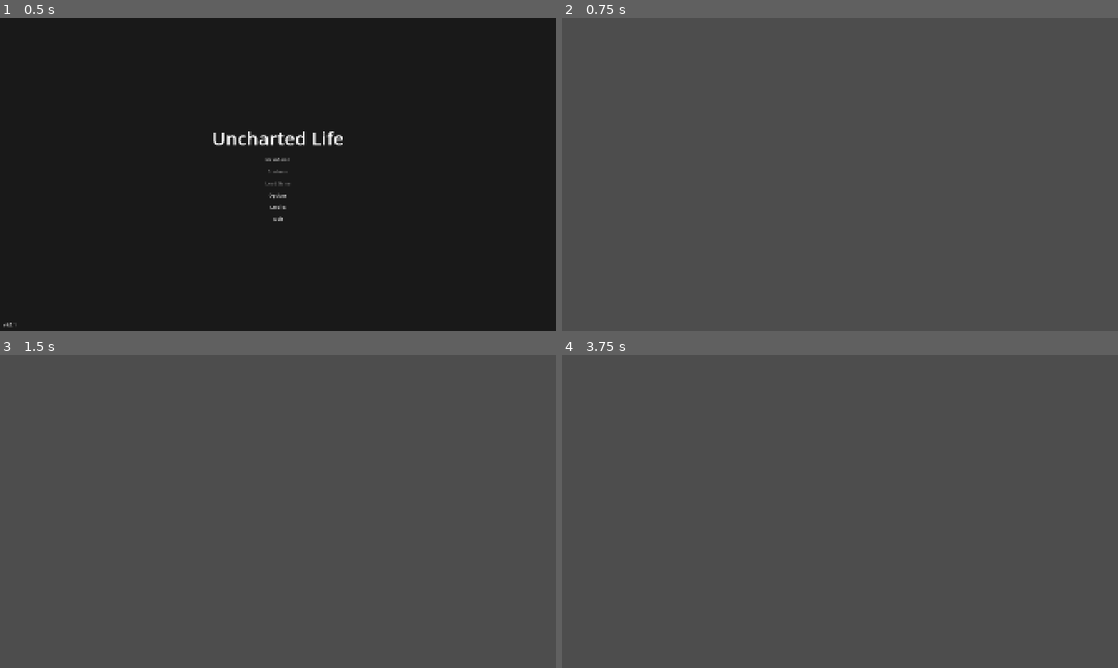
Above: before the commit, frames 1-4 (two rows, left to right).
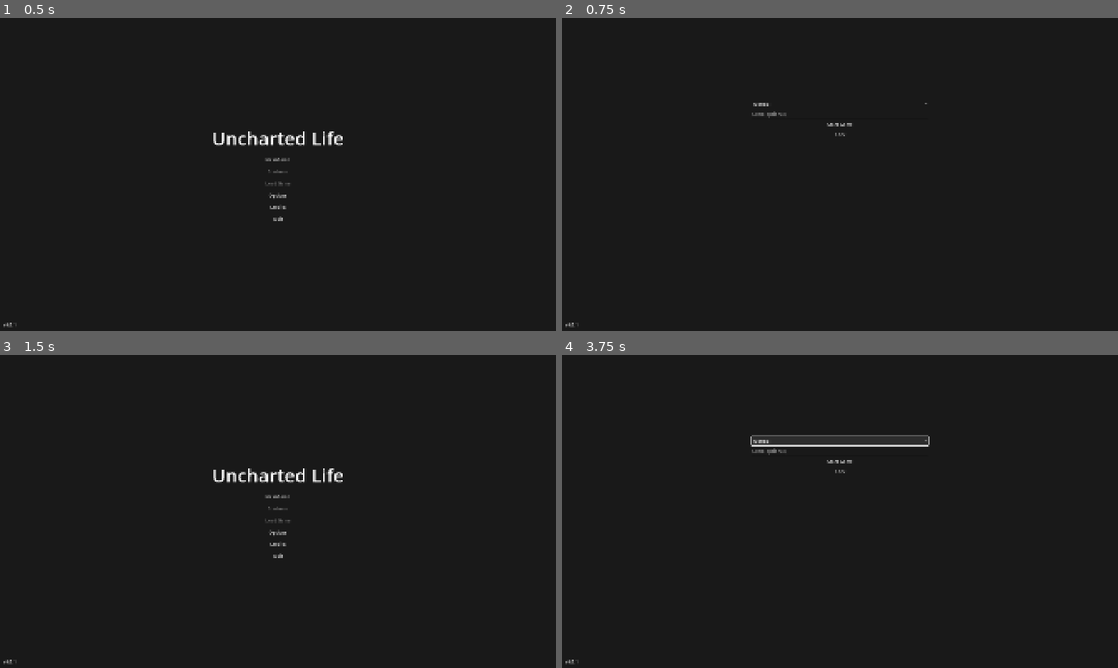
Above: after the commit, the same moments.

Repository: liup215/UnchartedLife
Game: Godot game, scene res://ui/main_menu/main_menu.tscn
The game is run twice, just before and just after one commit, with the same random seed, the same clock (stepped at 60 frames per second) and the same inputs. The engine's default icon, where the game draws it, is replaced by a stand-in: a white triangle on a blue panel in a dark square.
Inputs (mouse positions are in pixels of both pictures, inside the frame that each line leads up to):
- Up to frame 1 (0.5 s): no input
- Up to frame 2 (0.75 s): click "New Game" at 0.5 s
- Up to frame 3 (1.5 s): click (278, 470) at 1.25 s, where only the run after the commit has a clickable "Back"
- Up to frame 4 (3.75 s): click (840, 495) at 2 s, where only the run after the commit has a clickable "New Game"; click (840, 439) at 2.75 s, where only the run after the commit has a clickable "Normal"; click (840, 439) at 3.5 s, where only the run after the commit has a clickable "Normal"

Frame 1 is identical in both runs. In frame 2, 100% of the frame differs, in the area x 0-100%, y 0-100%; in frame 3, 100%; in frame 4, 100%.

Commit message:
Fix NewGameSettings visibility by hiding menu container instead of parent
Co-authored-by: liup215 <20367844+liup215@users.noreply.github.com>

Diff:
--- a/ui/main_menu/main_menu.gd
+++ b/ui/main_menu/main_menu.gd
@@ -1,5 +1,6 @@
 extends Control
 
+@onready var menu_container = $CenterContainer
 @onready var new_game_button = $CenterContainer/VBoxContainer/MenuButtons/NewGameButton
 @onready var continue_button = $CenterContainer/VBoxContainer/MenuButtons/ContinueButton
 @onready var load_game_button = $CenterContainer/VBoxContainer/MenuButtons/LoadGameButton
--- a/ui/main_menu/new_game_settings.gd
+++ b/ui/main_menu/new_game_settings.gd
@@ -12,13 +12,23 @@
 func OpenFromMainMenu(main_menu=null):
 	main_menu_ref = main_menu
 	visible = true
-	if main_menu_ref:
-		main_menu_ref.visible = false
+	if main_menu_ref and "menu_container" in main_menu_ref:
+		main_menu_ref.menu_container.visible = false
+	elif main_menu_ref:
+		# Fallback: hide CenterContainer by path if menu_container property doesn't exist
+		var center_container = main_menu_ref.get_node_or_null("CenterContainer")
+		if center_container:
+			center_container.visible = false
 
 func Exit():
 	visible = false
-	if main_menu_ref:
-		main_menu_ref.visible = true
+	if main_menu_ref and "menu_container" in main_menu_ref:
+		main_menu_ref.menu_container.visible = true
+	elif main_menu_ref:
+		# Fallback: show CenterContainer by path if menu_container property doesn't exist
+		var center_container = main_menu_ref.get_node_or_null("CenterContainer")
+		if center_container:
+			center_container.visible = true
 
 func _ready():
 	start_button.pressed.connect(OnConfirmPressed)
